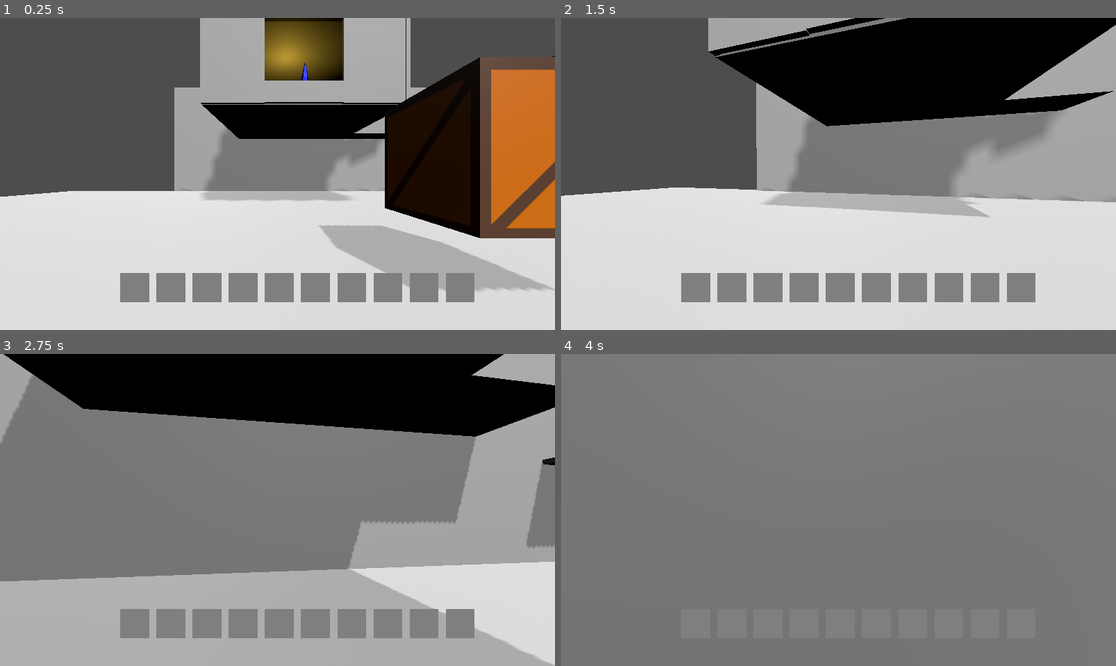
Above: before the commit, frames 1-4 (two rows, left to right).
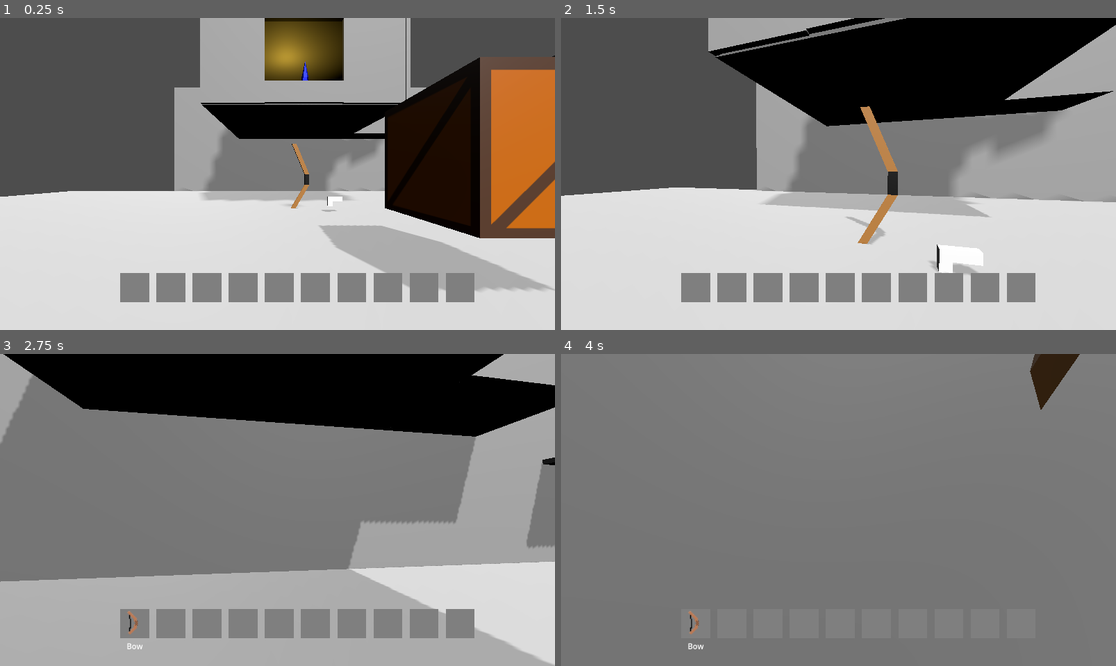
Above: after the commit, the same moments.

Repository: jneisen/immersivesim
Game: Godot game, scene res://Scenes/test.tscn
Same seed, same stepped clock (60 frames per second), same inputs: the game is played once before the commit and once after it.
Inputs (mouse positions are in pixels of both pictures, inside the frame that each line leads up to):
- Up to frame 1 (0.25 s): no input
- Up to frame 2 (1.5 s): move the mouse to (866, 174) at 0.52 s; press the mouse at (866, 174) at 0.53 s; hold W (forward) from 0.53 s (still down); tap Space (jump) at 0.77 s; right-click (866, 174) at 0.8 s; move the mouse to (810, 174) at 1.27 s; release the mouse at (810, 174) at 1.28 s; right-click (810, 174) at 1.35 s
- Up to frame 3 (2.75 s): keep holding W (forward); tap Space (jump) at 1.52 s; click (249, 510) at 1.55 s; move the mouse to (288, 503) at 2.02 s; press the mouse at (288, 503) at 2.03 s; right-click (288, 503) at 2.3 s
- Up to frame 4 (4 s): keep holding W (forward); move the mouse to (832, 516) at 2.77 s; release the mouse at (832, 516) at 2.78 s; tap 0 (hotbar_slot_0) at 2.85 s; tap Space (jump) at 3.02, 3.77 s; click (832, 516) at 3.05 s; move the mouse to (877, 513) at 3.52 s; tap 1 (hotbar_slot_1) at 3.6 s; right-click (877, 513) at 3.8 s

The runs differ from the first frame. In frame 1, 0.3% of the frame differs, in the area x 51-62%, y 40-63%; in frame 2, 1.6%, in the area x 51-77%, y 28-83%; in frame 3, less than 0.1%; in frame 4, 0.9%.

Commit message:
added ranged item functionality and classes for all possible types of items, as well as the ability to parse the item_data.xml file

Diff:
--- /dev/null
+++ b/Prefabs/Items/bow.tscn
@@ -0,0 +1,19 @@
+[gd_scene load_steps=4 format=3 uid="uid://b2a0825qh7a6g"]
+
+[ext_resource type="PackedScene" uid="uid://d3anqp28fy0th" path="res://Models/Items/bow.glb" id="1_kpt3b"]
+[ext_resource type="Script" uid="uid://dlwyly0ayk6se" path="res://Scripts/Dynamic Objects/pickup_object.gd" id="1_lncr1"]
+
+[sub_resource type="BoxShape3D" id="BoxShape3D_eim5m"]
+size = Vector3(0.877182, 3.10963, 0.143524)
+
+[node name="Bow" type="RigidBody3D"]
+collision_layer = 2
+collision_mask = 31
+script = ExtResource("1_lncr1")
+objectName = "Bow"
+
+[node name="bow" parent="." instance=ExtResource("1_kpt3b")]
+
+[node name="CollisionShape3D" type="CollisionShape3D" parent="."]
+transform = Transform3D(1, 0, 0, 0, 1, 0, 0, 0, 1, 0.368965, 0.173322, -0.00224304)
+shape = SubResource("BoxShape3D_eim5m")
--- a/Prefabs/needle.tscn
+++ b/Prefabs/Items/needle.tscn
@@ -1,14 +1,14 @@
 [gd_scene load_steps=4 format=3 uid="uid://b7ikesuulnwkl"]
 
 [ext_resource type="Script" uid="uid://dlwyly0ayk6se" path="res://Scripts/Dynamic Objects/pickup_object.gd" id="1_0cgqf"]
-[ext_resource type="PackedScene" uid="uid://dergc0gku3wqq" path="res://Models/needle.glb" id="2_0cgqf"]
+[ext_resource type="PackedScene" uid="uid://dergc0gku3wqq" path="res://Models/Items/needle.glb" id="2_0cgqf"]
 
 [sub_resource type="BoxShape3D" id="BoxShape3D_0c07c"]
 size = Vector3(0.4, 2, 0.3)
 
 [node name="Needle" type="RigidBody3D"]
 collision_layer = 2
-collision_mask = 3
+collision_mask = 31
 script = ExtResource("1_0cgqf")
 
 [node name="CollisionShape3D" type="CollisionShape3D" parent="."]
--- /dev/null
+++ b/Prefabs/Items/pistol.tscn
@@ -0,0 +1,19 @@
+[gd_scene load_steps=4 format=3 uid="uid://brhqqwvhk4xyj"]
+
+[ext_resource type="PackedScene" uid="uid://diswpgibmfj6q" path="res://Models/Items/pistol.glb" id="1_4e42r"]
+[ext_resource type="Script" uid="uid://dlwyly0ayk6se" path="res://Scripts/Dynamic Objects/pickup_object.gd" id="1_4y6rf"]
+
+[sub_resource type="BoxShape3D" id="BoxShape3D_4y6rf"]
+size = Vector3(0.206509, 0.396286, 0.611895)
+
+[node name="Pistol" type="RigidBody3D"]
+collision_layer = 2
+collision_mask = 31
+script = ExtResource("1_4y6rf")
+objectName = "Pistol"
+
+[node name="pistol" parent="." instance=ExtResource("1_4e42r")]
+
+[node name="CollisionShape3D" type="CollisionShape3D" parent="."]
+transform = Transform3D(-4.37114e-08, 0, 1, 0, 1, 0, -1, 0, -4.37114e-08, 0.204459, 0.0999993, 0.00219454)
+shape = SubResource("BoxShape3D_4y6rf")
--- a/Prefabs/sword.tscn
+++ b/Prefabs/Items/sword.tscn
@@ -1,15 +1,16 @@
 [gd_scene load_steps=4 format=3 uid="uid://ba1mnt4l1neuu"]
 
 [ext_resource type="Script" uid="uid://dlwyly0ayk6se" path="res://Scripts/Dynamic Objects/pickup_object.gd" id="1_kplri"]
-[ext_resource type="PackedScene" uid="uid://c7up5fjut0j5v" path="res://Models/sword.glb" id="2_17og3"]
+[ext_resource type="PackedScene" uid="uid://c7up5fjut0j5v" path="res://Models/Items/sword.glb" id="2_17og3"]
 
 [sub_resource type="BoxShape3D" id="BoxShape3D_0c07c"]
 size = Vector3(0.774, 2.5, 0.26)
 
 [node name="Sword" type="RigidBody3D"]
 collision_layer = 2
-collision_mask = 3
+collision_mask = 31
 script = ExtResource("1_kplri")
+objectName = "Sword"
 
 [node name="CollisionShape3D" type="CollisionShape3D" parent="."]
 transform = Transform3D(1, 0, 0, 0, 1, 0, 0, 0, 1, 0, 0.3, 0)
--- /dev/null
+++ b/Prefabs/Projectiles/Arrow.tscn
@@ -0,0 +1,24 @@
+[gd_scene load_steps=4 format=3 uid="uid://m76qy8df6pxu"]
+
+[ext_resource type="Script" uid="uid://dslyc242ddrer" path="res://Scripts/Dynamic Objects/Projectiles/bullet.gd" id="1_x05lk"]
+[ext_resource type="PackedScene" uid="uid://b5gjoeyaxpuv2" path="res://Models/Projectile/arrow.glb" id="2_8d5rp"]
+
+[sub_resource type="CapsuleShape3D" id="CapsuleShape3D_vlyk4"]
+radius = 0.19584
+height = 3.17388
+
+[node name="Arrow" type="RigidBody3D"]
+collision_layer = 16
+collision_mask = 15
+contact_monitor = true
+max_contacts_reported = 1
+script = ExtResource("1_x05lk")
+
+[node name="CollisionShape3D" type="CollisionShape3D" parent="."]
+transform = Transform3D(1, 0, 0, 0, -4.37114e-08, -1, 0, 1, -4.37114e-08, 0, 0, -1.27171)
+shape = SubResource("CapsuleShape3D_vlyk4")
+
+[node name="arrow" parent="." instance=ExtResource("2_8d5rp")]
+transform = Transform3D(1, 0, 0, 0, 1, 0, 0, 0, 1, 0, 0, -2.53785)
+
+[connection signal="body_entered" from="." to="." method="_on_body_entered"]
--- /dev/null
+++ b/Prefabs/Projectiles/Bullet.tscn
@@ -0,0 +1,24 @@
+[gd_scene load_steps=4 format=3 uid="uid://3lu2qid1o3g3"]
+
+[ext_resource type="Script" uid="uid://dslyc242ddrer" path="res://Scripts/Dynamic Objects/Projectiles/bullet.gd" id="1_1m5tg"]
+[ext_resource type="PackedScene" uid="uid://c0n88jaje8j7h" path="res://Models/Projectile/bullet.glb" id="1_n2mwt"]
+
+[sub_resource type="CapsuleShape3D" id="CapsuleShape3D_1m5tg"]
+radius = 0.2
+height = 0.75
+
+[node name="Bullet" type="RigidBody3D"]
+collision_layer = 16
+collision_mask = 15
+mass = 3.0
+contact_monitor = true
+max_contacts_reported = 1
+script = ExtResource("1_1m5tg")
+
+[node name="model" parent="." instance=ExtResource("1_n2mwt")]
+
+[node name="CollisionShape3D" type="CollisionShape3D" parent="."]
+transform = Transform3D(1, 0, 0, 0, -4.37114e-08, -1, 0, 1, -4.37114e-08, 0, 0, -0.062)
+shape = SubResource("CapsuleShape3D_1m5tg")
+
+[connection signal="body_entered" from="." to="." method="_on_body_entered"]
--- a/Prefabs/box.tscn
+++ b/Prefabs/Scenary/box.tscn
@@ -1,14 +1,14 @@
 [gd_scene load_steps=4 format=3 uid="uid://bjhroqng3y8ud"]
 
 [ext_resource type="Script" uid="uid://s8ihnxj3f6jy" path="res://Scripts/Dynamic Objects/pickup_in_world.gd" id="1_6sgli"]
-[ext_resource type="PackedScene" uid="uid://cw77ck144b6w2" path="res://Models/box.glb" id="2_6sgli"]
+[ext_resource type="PackedScene" uid="uid://cw77ck144b6w2" path="res://Models/Scenary/box.glb" id="2_6sgli"]
 
 [sub_resource type="BoxShape3D" id="BoxShape3D_6sgli"]
 size = Vector3(2, 2, 2)
 
 [node name="Box" type="RigidBody3D"]
 collision_layer = 10
-collision_mask = 13
+collision_mask = 29
 mass = 200.0
 script = ExtResource("1_6sgli")
 
--- a/Prefabs/door.tscn
+++ b/Prefabs/Scenary/door.tscn
@@ -1,7 +1,7 @@
 [gd_scene load_steps=4 format=3 uid="uid://5klua6lb6kkp"]
 
 [ext_resource type="Script" uid="uid://cjo1k3t10xpag" path="res://Scripts/Dynamic Objects/door.gd" id="1_bp8im"]
-[ext_resource type="PackedScene" uid="uid://cm15wfkvi2ntx" path="res://Models/door.glb" id="1_uqoeb"]
+[ext_resource type="PackedScene" uid="uid://cm15wfkvi2ntx" path="res://Models/Scenary/door.glb" id="1_uqoeb"]
 
 [sub_resource type="BoxShape3D" id="BoxShape3D_uqoeb"]
 size = Vector3(1.39, 2.413, 0.096)
--- a/Scenes/player.tscn
+++ b/Scenes/player.tscn
@@ -23,6 +23,18 @@
 "transitions": PackedFloat32Array(1),
 "update": 0,
 "values": [Vector3(0.349066, 1.5708, 0)]
+}
+tracks/1/type = "value"
+tracks/1/imported = false
+tracks/1/enabled = true
+tracks/1/path = NodePath(".:position")
+tracks/1/interp = 1
+tracks/1/loop_wrap = true
+tracks/1/keys = {
+"times": PackedFloat32Array(0),
+"transitions": PackedFloat32Array(1),
+"update": 0,
+"values": [Vector3(0.5, 0, -0.8)]
 }
 
 [sub_resource type="Animation" id="Animation_x3wgy"]
@@ -54,10 +66,43 @@
 }]
 }
 
+[sub_resource type="Animation" id="Animation_8erm5"]
+resource_name = "ranged_weapon_fire"
+length = 0.6333
+tracks/0/type = "value"
+tracks/0/imported = false
+tracks/0/enabled = true
+tracks/0/path = NodePath(".:rotation")
+tracks/0/interp = 1
+tracks/0/loop_wrap = true
+tracks/0/keys = {
+"times": PackedFloat32Array(0, 0.3, 0.6333),
+"transitions": PackedFloat32Array(1, 1, 1),
+"update": 0,
+"values": [Vector3(0.349066, 1.5708, 0), Vector3(0.349066, 1.5708, 0.261799), Vector3(0.349066, 1.5708, 0)]
+}
+
+[sub_resource type="Animation" id="Animation_f1ek2"]
+resource_name = "ranged_weapon_shudder"
+tracks/0/type = "value"
+tracks/0/imported = false
+tracks/0/enabled = true
+tracks/0/path = NodePath(".:position")
+tracks/0/interp = 1
+tracks/0/loop_wrap = true
+tracks/0/keys = {
+"times": PackedFloat32Array(0, 0.4, 0.833333),
+"transitions": PackedFloat32Array(1, 1, 1),
+"update": 0,
+"values": [Vector3(0.5, 0, -0.8), Vector3(0.5, 0.1, -0.8), Vector3(0.5, 0, -0.8)]
+}
+
 [sub_resource type="AnimationLibrary" id="AnimationLibrary_3smsa"]
 _data = {
 &"RESET": SubResource("Animation_3smsa"),
-&"melee_weapon_swing": SubResource("Animation_x3wgy")
+&"melee_weapon_swing": SubResource("Animation_x3wgy"),
+&"ranged_weapon_fire": SubResource("Animation_8erm5"),
+&"ranged_weapon_shudder": SubResource("Animation_f1ek2")
 }
 
 [node name="Player" type="Node3D"]
--- a/Scenes/test.tscn
+++ b/Scenes/test.tscn
@@ -1,12 +1,14 @@
-[gd_scene load_steps=26 format=3 uid="uid://cjm2s50wuk2mt"]
+[gd_scene load_steps=28 format=3 uid="uid://cjm2s50wuk2mt"]
 
 [ext_resource type="PackedScene" uid="uid://bmtin1einpkqv" path="res://Scenes/player.tscn" id="1_lc1oi"]
-[ext_resource type="PackedScene" uid="uid://ba1mnt4l1neuu" path="res://Prefabs/sword.tscn" id="2_8od7v"]
-[ext_resource type="PackedScene" uid="uid://bjhroqng3y8ud" path="res://Prefabs/box.tscn" id="3_qc4db"]
-[ext_resource type="PackedScene" uid="uid://5klua6lb6kkp" path="res://Prefabs/door.tscn" id="4_ys1qc"]
-[ext_resource type="PackedScene" uid="uid://ckbefmsddghpg" path="res://Prefabs/button.tscn" id="5_35xla"]
-[ext_resource type="PackedScene" uid="uid://bfjstqt3ybi2i" path="res://Prefabs/letter.tscn" id="6_i3aeo"]
-[ext_resource type="PackedScene" uid="uid://b7ikesuulnwkl" path="res://Prefabs/needle.tscn" id="7_5wyu1"]
+[ext_resource type="PackedScene" uid="uid://ba1mnt4l1neuu" path="res://Prefabs/Items/sword.tscn" id="2_8od7v"]
+[ext_resource type="PackedScene" uid="uid://bjhroqng3y8ud" path="res://Prefabs/Scenary/box.tscn" id="3_qc4db"]
+[ext_resource type="PackedScene" uid="uid://5klua6lb6kkp" path="res://Prefabs/Scenary/door.tscn" id="4_ys1qc"]
+[ext_resource type="PackedScene" uid="uid://ckbefmsddghpg" path="res://Prefabs/Scenary/button.tscn" id="5_35xla"]
+[ext_resource type="PackedScene" uid="uid://bfjstqt3ybi2i" path="res://Prefabs/Scenary/letter.tscn" id="6_i3aeo"]
+[ext_resource type="PackedScene" uid="uid://b2a0825qh7a6g" path="res://Prefabs/Items/bow.tscn" id="7_2cgwh"]
+[ext_resource type="PackedScene" uid="uid://b7ikesuulnwkl" path="res://Prefabs/Items/needle.tscn" id="7_5wyu1"]
+[ext_resource type="PackedScene" uid="uid://brhqqwvhk4xyj" path="res://Prefabs/Items/pistol.tscn" id="8_0c07c"]
 
 [sub_resource type="BoxShape3D" id="BoxShape3D_o3qbn"]
 size = Vector3(40, 0.25, 40)
@@ -295,5 +297,11 @@
 transform = Transform3D(1, 0, 0, 0, 1, 0, 0, 0, 1, 0, -0.985743, 2.43022)
 textName = "Thelma's Biography"
 
-[node name="Needle" parent="." instance=ExtResource("7_5wyu1")]
-transform = Transform3D(1, 0, 0, 0, 1, 0, 0, 0, 1, 6.21327, 1.32525, -8.21578)
+[node name="Bow" parent="Dynamic Objects" instance=ExtResource("7_2cgwh")]
+transform = Transform3D(1, 0, 0, 0, 1, 0, 0, 0, 1, -2.523, -0.844069, -6.53511)
+
+[node name="Needle" parent="Dynamic Objects" instance=ExtResource("7_5wyu1")]
+transform = Transform3D(1, 0, 0, 0, 1, 0, 0, 0, 1, 3.00618, -0.89908, -5.06658)
+
+[node name="Pistol" parent="Dynamic Objects" instance=ExtResource("8_0c07c")]
+transform = Transform3D(1, 0, 0, 0, 1, 0, 0, 0, 1, -0.96142, -1.57188, -5.61403)
--- /dev/null
+++ b/Scripts/Dynamic Objects/Projectiles/bullet.gd
@@ -0,0 +1,11 @@
+extends RigidBody3D
+
+var damage = 5
+
+func _physics_process(_delta: float) -> void:
+	look_at(linear_velocity * 10)
+
+func _on_body_entered(body: Node) -> void:
+	if(body is RigidBody3D && body.collision_layer & 8 > 0):
+		body.damage(damage)
+	queue_free()
--- a/Scripts/Item/Item.gd
+++ b/Scripts/Item/Item.gd
@@ -7,8 +7,8 @@
 
 func setName(m_item_name : String):
 	item_name = m_item_name
-	model = get_model(item_name)
+	model = get_model()
 
-func get_model(m_item_name : String) -> PackedScene:
-	var string = "res://Models/" + item_name + ".glb"
+func get_model() -> PackedScene:
+	var string = "res://Models/Items/" + item_name + ".glb"
 	return load(string)
--- /dev/null
+++ b/Scripts/Item/ItemArmor.gd
@@ -0,0 +1,8 @@
+class_name Armor
+
+extends Item
+
+# armor [will only resist physical damage]: resistance, max_durability, [internal] durability
+var resistance : float
+var max_durability
+var durability : int
--- /dev/null
+++ b/Scripts/Item/ItemConsumable.gd
@@ -0,0 +1,8 @@
+class_name Consumable
+
+extends Item
+
+# consumable: variety (food/drink) [for anim/sound effects], health_added, [internal] amount
+var variety : String # food / drink
+var health_amount : float
+var amount : int = 0
--- a/Scripts/Item/ItemExtractor.gd
+++ b/Scripts/Item/ItemExtractor.gd
@@ -1,47 +1,99 @@
 class_name ItemExtractor
 
 static var itemArray : Array
-#var typesPossible = ["Consumable", "MeleeWeapon", "RangedWeapon", "Armor", "Grenade", "Tool"]
 # Description of item types:
-# consumable:
-# melee weapon has fairly obvious implementation
-# ranged weapon too
-# armor is an equipable item
-# grenade is a ranged weapon but it disappears if it runs out of ammo
-# tool describes lockpick / multitool where you point it and it takes time to use (but still consumable)
+# melee weapon: damage, swing_speed, range
+# ranged weapon: projectile, projectile speed, damage, firing speed, reload_speed, clip_size, [internal] ammo_in_clip, number_of_clips
+# armor [will only resist physical damage]: resistance, max_durability, [internal] durability
+# consumable: variety (food/drink) [for anim/sound effects], health_added, [internal] amount
+# grenade: projectile, [internal] amount
+# tool: variety (lockpick / multitool), [internal] amount
 static func init() -> void:
 	var parser = XMLParser.new()
 	parser.open("res://Data/item_data.xml")
 	var node_name : String
+	var item_type : String
 	var currentItem : Item
 	while(parser.read() != ERR_FILE_EOF):
 		if(parser.get_node_type() == XMLParser.NODE_ELEMENT):
 			node_name = parser.get_node_name()
 		elif(parser.get_node_type() == XMLParser.NODE_TEXT):
 			var data = parser.get_node_data()
-			match node_name:
-				"type":
+			if node_name == "type":
+					item_type = data
 					currentItem = makeItem(data)
 					currentItem.type = data
-				"name":
+			if node_name == "name":
 					currentItem.setName(data)
-				"description":
-					currentItem.description = data
-				"damage":
-					currentItem.damage = data
-				"swing_speed":
-					currentItem.swing_speed = data
-				"range":
-					currentItem.range = data
+			elif node_name == "description":
+				currentItem.description = data
+			elif(item_type == "Melee Weapon"):
+				match node_name:
+					"damage":
+						currentItem.damage = data
+					"swing_speed":
+						currentItem.swing_speed = data
+					"range":
+						currentItem.range = data
+			elif(item_type == "Consumable"):
+				match node_name:
+					"variety":
+						currentItem.variety = data
+					"health_amount":
+						currentItem.health_amount = data
+			elif(item_type == "Ranged Weapon"):
+				match node_name:
+					"projectile":
+						currentItem.projectile = getProjectile(data)
+					"projectile_speed":
+						currentItem.projectile_speed = data
+					"damage":
+						currentItem.damage = data
+					"firing_type":
+						currentItem.firing_type = data
+					"firing_speed":
+						currentItem.firing_speed = data
+					"reload_speed":
+						currentItem.reload_speed = data
+					"clip_size":
+						currentItem.clip_size = data
+			elif(item_type == "Grenade"):
+				match node_name:
+					"projectile":
+						currentItem.projectile = getProjectile(data)
+			elif(item_type == "Tool"):
+				match node_name:
+					"variety":
+						currentItem.variety = data
+			elif(item_type == "Armor"):
+				match node_name:
+					"resistance":
+						currentItem.resistance = data
+					"max_durability":
+						currentItem.max_durability = data
 		elif(parser.get_node_type() == XMLParser.NODE_ELEMENT_END):
 			node_name = ""
 			if(parser.get_node_name() == "item"):
 				itemArray.append(currentItem)
 
+static func getProjectile(projectile : String):
+	var path = "res://Prefabs/Projectiles/" + projectile + ".tscn"
+	return load(path)
+
 static func makeItem(type : String) -> Item:
 	match type:
 		"Melee Weapon":
 			return MeleeWeapon.new()
+		"Ranged Weapon":
+			return RangedWeapon.new()
+		"Armor":
+			return Armor.new()
+		"Consumable":
+			return Consumable.new()
+		"Grenade":
+			return Grenade.new()
+		"Tool":
+			return Tool.new()
 		_:
 			return Item.new()
 
--- /dev/null
+++ b/Scripts/Item/ItemGrenade.gd
@@ -0,0 +1,7 @@
+class_name Grenade
+
+extends Item
+
+# grenade: projectile, [internal] amount
+var projectile : PackedScene
+var amount : int = 0
--- /dev/null
+++ b/Scripts/Item/ItemRangedWeapon.gd
@@ -0,0 +1,15 @@
+class_name RangedWeapon
+
+extends Item
+
+# ranged weapon: projectile, projectile speed, damage, firing speed, reload_speed, clip_size, [internal] ammo_in_clip, number_of_clips
+var projectile : PackedScene
+var projectile_speed : float
+var damage : float
+var firing_type : String # bow / gun
+var firing_speed : float
+var reload_speed : float
+var clip_size : int
+
+var ammo_in_clip : int = 0
+var number_of_clips : int = 0
--- /dev/null
+++ b/Scripts/Item/ItemTool.gd
@@ -0,0 +1,7 @@
+class_name Tool
+
+extends Item
+
+# tool: variety (lockpick / multitool), [internal] amount
+var variety : String # (lockpick / multitool)
+var amount : int = 0
--- a/Scripts/Player/held_object_behavior.gd
+++ b/Scripts/Player/held_object_behavior.gd
@@ -9,6 +9,31 @@
 
 var currentMeleeRange : float
 
+var drawingBow : bool = false
+var started : bool = false
+var timePassed : float = 0
+
+func _physics_process(delta: float) -> void:
+	if(drawingBow && (animationPlayer.current_animation == "" || started)):
+		started = true
+		if(Input.is_action_pressed("fire")):
+			if(animationPlayer.current_animation == ""):
+				animationPlayer.play("ranged_weapon_shudder")
+			timePassed += delta
+			# when its released, fire the projectile
+		else:
+			var arrow = currentObject.projectile.instantiate()
+			var look_dir = player.getLookDir()
+			var look_vector3 = Vector3(sin(look_dir.x), sin(-look_dir.y - PI / 72), -cos(look_dir.x))
+			var firing_time = currentObject.projectile_speed * min(1, timePassed / currentObject.firing_speed)
+			arrow.linear_velocity = currentObject.projectile_speed * look_vector3 * firing_time
+			arrow.position = global_position
+			arrow.look_at_from_position(global_position, arrow.linear_velocity * 10)
+			get_tree().root.add_child(arrow)
+			animationPlayer.play("ranged_weapon_fire")
+			timePassed = 0
+			drawingBow = false
+			started = false
 func holdingItem(object : Item):
 	notHoldingItem()
 	if(!object):
@@ -18,12 +43,18 @@
 	var itemObject = object.model.instantiate()
 	currentObjectModel = itemObject
 	add_child(itemObject)
+	animationPlayer.stop()
 
 func notHoldingItem():
 	if(currentObjectModel):
 		currentObjectModel.queue_free()
 	currentObjectModel = null
 	currentObject = null
+
+func isHoldingItem():
+	if(currentObject == null):
+		return false
+	return true
 
 func useHeldItem():
 	if(!currentObject):
@@ -32,7 +63,21 @@
 		animationPlayer.speed_scale = currentObject.swing_speed
 		currentMeleeRange = currentObject.range
 		animationPlayer.play("melee_weapon_swing")
-		# raycast out damage
+	elif(currentObject.type == "Ranged Weapon"):
+		if(currentObject.firing_type == "gun" && animationPlayer.current_animation == ""):
+			# spawn a bullet in look_dir
+			var bullet = currentObject.projectile.instantiate()
+			var look_dir = player.getLookDir()
+			var look_vector3 = Vector3(sin(look_dir.x), sin(-look_dir.y - PI / 72), -cos(look_dir.x))
+			bullet.linear_velocity = currentObject.projectile_speed * look_vector3
+			bullet.look_at_from_position(global_position, bullet.linear_velocity * 10)
+			bullet.position = global_position
+			get_tree().root.add_child(bullet)
+			animationPlayer.speed_scale = currentObject.firing_speed
+			animationPlayer.play("ranged_weapon_fire")
+		if(currentObject.firing_type == "bow"):
+			animationPlayer.speed_scale = 1.5
+			drawingBow = true
 
 func raycastInFront():
 	# use player raycast
--- a/Scripts/Player/inventory.gd
+++ b/Scripts/Player/inventory.gd
@@ -45,5 +45,5 @@
 func getHotbarItem(number : int):
 	return hotbar[number]
 
-func get_type(m_item_name : String) -> String:
-	return "MeleeWeapon"
+func isHoldingItem():
+	return playerHand.isHoldingItem()
--- a/Scripts/Player/player_controller.gd
+++ b/Scripts/Player/player_controller.gd
@@ -157,7 +157,7 @@
 			if(collision.getObjectType() == "PickupFromWorld"):
 				collision.interact()
 				inventory.addItem(collision.objectName)
-			elif(collision.getObjectType() == "PickupInWorld"):
+			elif(collision.getObjectType() == "PickupInWorld" && !inventory.isHoldingItem()):
 				collision.interact(self, heldObjectNode)
 				heldObject = collision
 				objectHighlighter.hide()
--- a/project.godot
+++ b/project.godot
@@ -114,6 +114,7 @@
 3d_physics/layer_2="Interactables"
 3d_physics/layer_3="Object Layer"
 3d_physics/layer_4="Damageable"
+3d_physics/layer_5="Bullet"
 
 [rendering]
 
Not shown, changed: Data/item_data.xml
Binary file added: Icons/bow.png
Not shown, added: Icons/bow.png.import
Binary file added: Icons/pistol.png
Not shown, changed: Icons/pistol.png.import
Binary file added: Models/Items/bow.glb
Not shown, changed: Models/Items/bow.glb.import
Renamed: Models/needle.glb -> Models/Items/needle.glb
Not shown, added: Models/Items/needle.glb.import
Binary file added: Models/Items/pistol.glb
Not shown, added: Models/Items/pistol.glb.import
Renamed: Models/sword.glb -> Models/Items/sword.glb
(and 24 more such lines)
